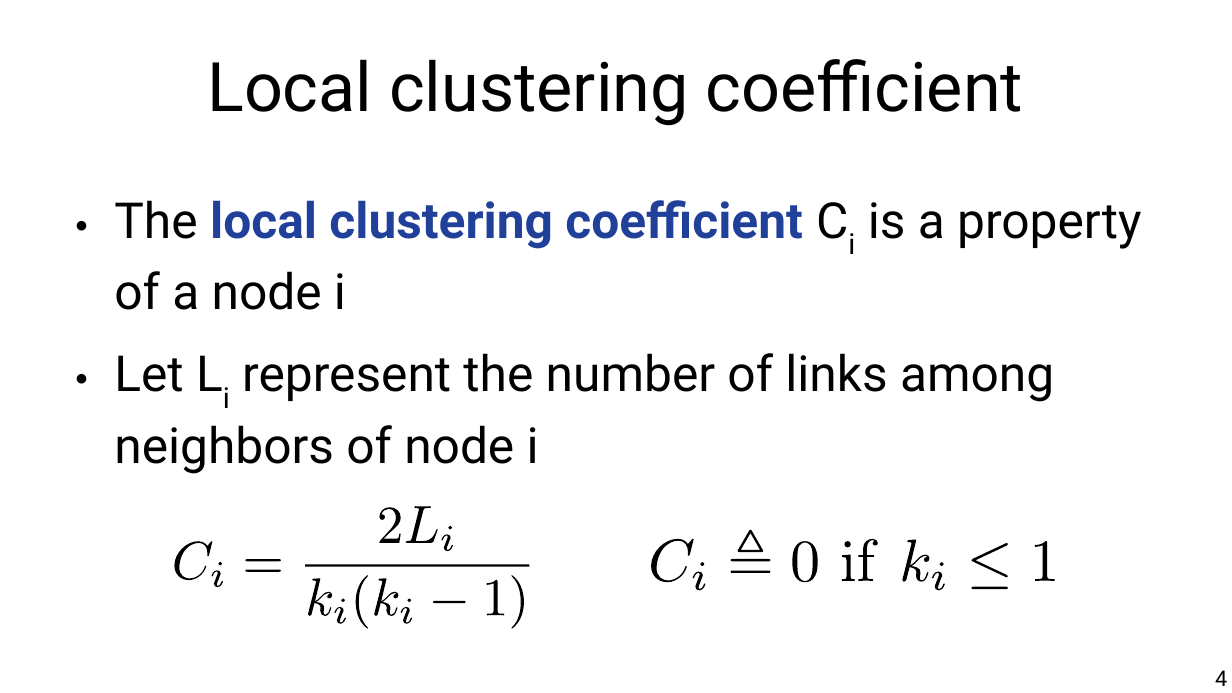
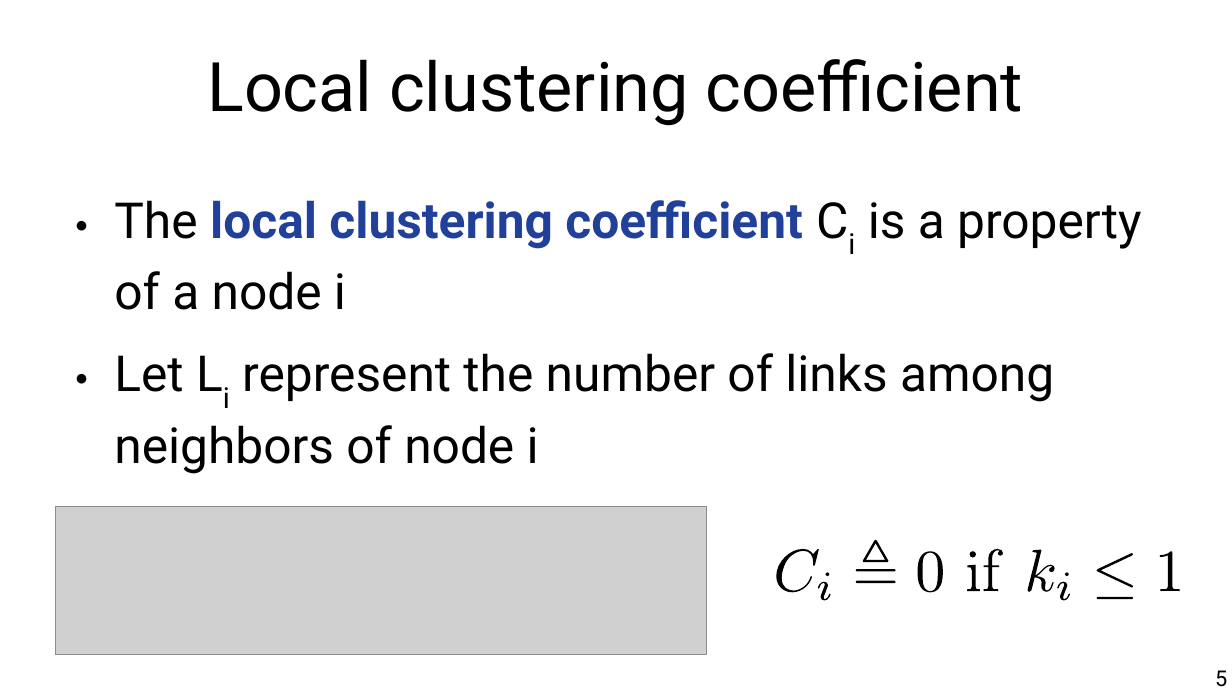
Before and after one commit to chatox/networks-science-course, a slide deck: slide 5 of theory/odp/tt06_clustering_coefficient.odp (slide 4 before the commit). Drawn at 1232x693 pixels with LibreOffice and Linux fonts; fonts in the diff are those of the drawing; grey boxes stand for pictures. Boxes give left, top, right and bottom in pixels: in the first picture for what was removed or moved away, otherwise in the second. Text is boxed around its words. In the diff, an @@ line names an element or a change of style, - is before the commit and + after.

```diff
--- a/theory/odp/tt06_clustering_coefficient.odp
+++ b/theory/odp/tt06_clustering_coefficient.odp
@@ picture added at [56, 506, 707, 655] @@
@@ freeform shape removed at [652, 539, 694, 582] @@
@@ freeform shape: place and size @@
-freeform shape at [648, 527, 1060, 590]
+freeform shape at [774, 537, 1185, 600]
@@ freeform shape: place and size @@
-freeform shape at [793, 541, 818, 582]
+freeform shape at [777, 549, 819, 593]
@@ freeform shape: place and size @@
-freeform shape at [859, 539, 878, 581]
+freeform shape at [856, 540, 897, 584]
@@ freeform shape: place and size @@
-freeform shape at [902, 540, 929, 582]
+freeform shape at [918, 551, 944, 593]
@@ freeform shape: place and size @@
-freeform shape at [932, 562, 945, 590]
+freeform shape at [967, 551, 980, 591]
@@ freeform shape: place and size @@
-freeform shape at [972, 543, 1008, 589]
+freeform shape at [984, 549, 1003, 591]
@@ freeform shape: place and size @@
-freeform shape at [1035, 541, 1055, 581]
+freeform shape at [1027, 550, 1054, 593]
@@ freeform shape: place and size @@
-freeform shape at [731, 530, 771, 574]
+freeform shape at [1097, 553, 1134, 599]
@@ freeform shape: place and size @@
-freeform shape at [379, 508, 400, 543]
+freeform shape at [1160, 551, 1181, 591]
@@ group removed at [174, 506, 530, 629]: 14 freeform shapes @@
@@ freeform shape: place and size @@
-freeform shape at [842, 541, 855, 581]
+freeform shape at [818, 572, 831, 600]
@@ freeform shape: place and size @@
-freeform shape at [693, 562, 705, 590]
+freeform shape at [1058, 572, 1070, 600]
@@ page number at [1215, 670, 1227, 687]: text changed @@
-4
+5
```
Also in this commit, not shown: 1 slide added, 10 other files.
